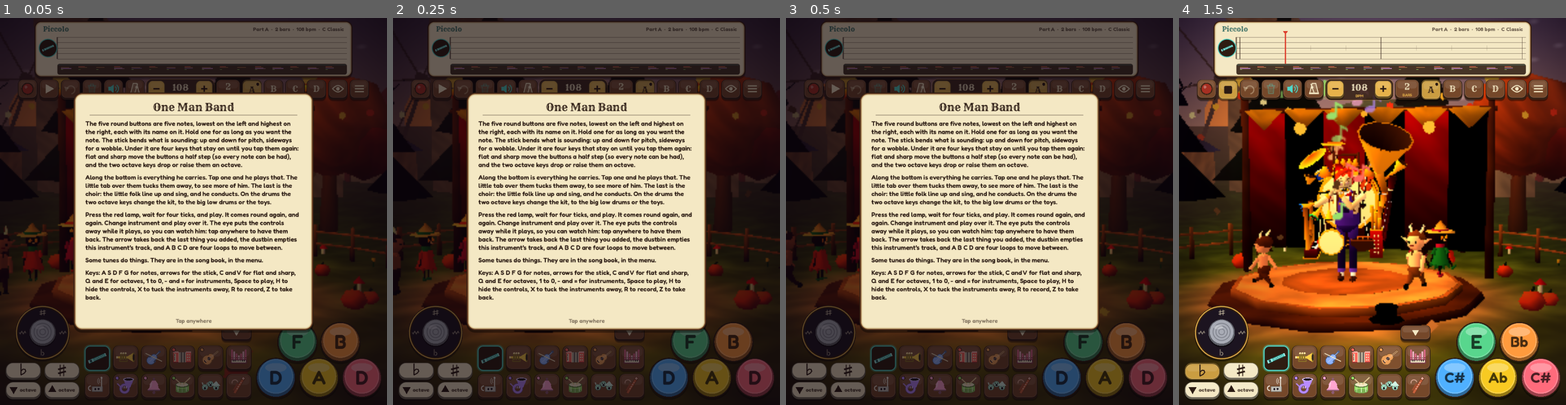
Above: before the commit, frames 1-4 (left to right).
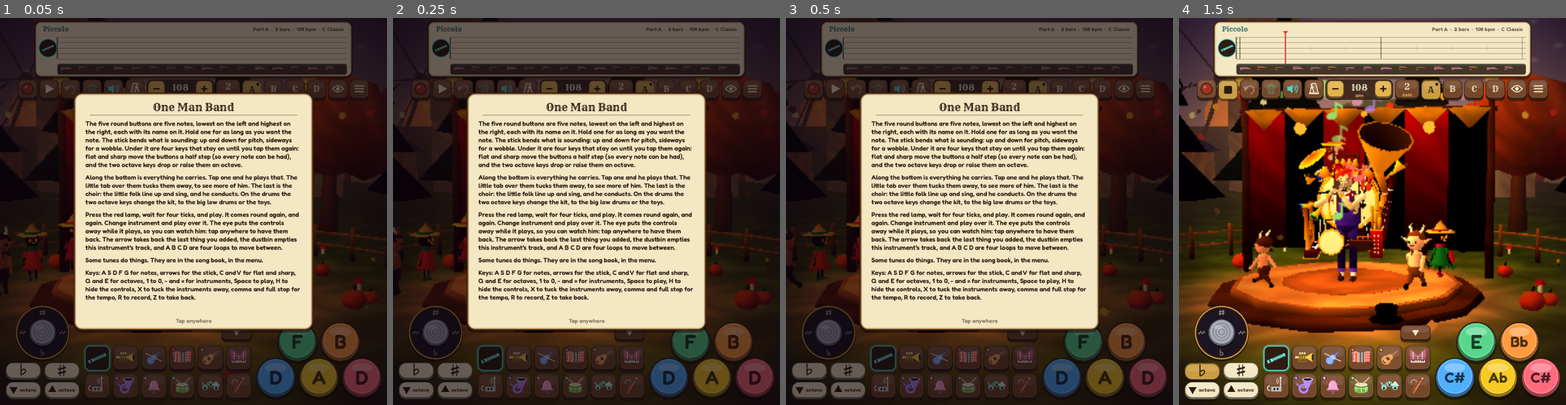
Above: after the commit, the same moments.

Repository: Sclondon/OneManBand
Game: Godot game, scene res://main.tscn
The game is run twice, just before and just after one commit, with the same random seed, the same clock (stepped at 60 frames per second) and the same inputs.
Inputs (mouse positions are in pixels of both pictures, inside the frame that each line leads up to):
- Up to frame 1 (0.05 s): no input
- Up to frame 2 (0.25 s): no input
- Up to frame 3 (0.5 s): no input
- Up to frame 4 (1.5 s): tap Enter at 0.5 s; move the mouse to (1457, 192) at 0.52 s; hold D 0.53-1.25 s; tap C at 0.6 s; click (1457, 192) at 0.67 s; tap Space at 0.77 s; drag from (1295, 230) to (1353, 288) at 1.27 s

The runs differ from the first frame. In frame 1, 0.4% of the frame differs, in the area x 22-78%, y 69-74%; in frame 2, 0.4%; in frame 3, 0.4%; in frame 4, nothing differs.

Commit message:
The tempo moves one beat a minute a tap; held, it runs, then in fives on the round numbers; comma and full stop on the keys
Co-Authored-By: Claude Opus 5.5 <noreply@anthropic.com>
Claude-Session: https://claude.ai/code/session_013y6tU1BXXvWxBYLooECYdS

Diff:
--- a/scripts/hud.gd
+++ b/scripts/hud.gd
@@ -874,7 +874,7 @@
 		"Along the bottom is everything he carries. Tap one and he plays that. The little tab over them tucks them away, to see more of him. The last is the choir: the little folk line up and sing, and he conducts. On the drums the two octave keys change the kit, to the big low drums or the toys.",
 		"Press the red lamp, wait for four ticks, and play. It comes round again, and again. Change instrument and play over  …(242 unchanged characters)…
 		"Some tunes do things. They are in the song book, in the menu.",
-		"Keys: A S D F G for notes, arrows for the stick, C and V for flat and sharp, Q and E for octaves, 1 to 0, - and = for instruments, Space to play, H to hide the controls, X to tuck the instruments away, R to record, Z to take back.",
+		"Keys: A S D F G for notes, arrows for the stick, C and V for flat and sharp, Q and E for octaves, 1 to 0, - and = for instruments, Space to play, H to hide the controls, X to tuck the instruments away, comma and full stop for the tempo, R to record, Z to take back.",
 	]
 	var h := 84.0 + 50.0
 	for line: String in lines:
--- a/scripts/main.gd
+++ b/scripts/main.gd
@@ -11,6 +11,7 @@
 	KEY_A: "n0", KEY_S: "n1", KEY_D: "n2", KEY_F: "n3", KEY_G: "n4",
 	KEY_Q: "down", KEY_E: "up", KEY_C: "flat", KEY_V: "sharp",
 	KEY_SPACE: "play", KEY_R: "rec", KEY_Z: "undo", KEY_M: "metro", KEY_H: "hide", KEY_X: "shelf", KEY_ESCAPE: "close",
+	KEY_COMMA: "bpm-", KEY_PERIOD: "bpm+",
 }
 const NUMBER_KEYS := [KEY_1, KEY_2, KEY_3, KEY_4, KEY_5, KEY_6, KEY_7, KEY_8, KEY_9, KEY_0, KEY_MINUS, KEY_EQUAL]
 const FOV := 38.0
@@ -48,6 +49,9 @@
 var time := 0.0
 var _dirty := false
 var _since_save := 0.0
+var _tempo_way := 0       # -1 or 1 while a tempo button is held down
+var _tempo_held := 0.0
+var _tempo_next := 0.0
 
 
 func _ready() -> void:
@@ -152,6 +156,7 @@
 	if inst == Kit.CHOIR and not held.is_empty():
 		crowd.sing(0.3)
 	_aim()
+	_run_tempo(delta)
 	if _radio_wait > 0.0:
 		_radio_wait -= delta
 		if _radio_wait <= 0.0:
@@ -231,12 +236,12 @@
 					press("play")
 				if looper.playing or looper.counting:
 					hud.hide_controls()
-			"bpm-":
-				looper.bpm = maxf(50.0, looper.bpm - 5.0)
-				_dirty = true
-			"bpm+":
-				looper.bpm = minf(200.0, looper.bpm + 5.0)
-				_dirty = true
+			"bpm-", "bpm+":
+				# A tap is one beat a minute; held, it runs, and before long it runs in fives
+				_tempo_way = -1 if id == "bpm-" else 1
+				_tempo_held = 0.0
+				_tempo_next = 0.45
+				_tempo_step(1.0)
 			"bars":
 				looper.next_bars()
 			"menu":
@@ -285,9 +290,31 @@
 
 
 func release(id: String) -> void:
+	if (id == "bpm-" and _tempo_way < 0) or (id == "bpm+" and _tempo_way > 0):
+		_tempo_way = 0
 	var n := _numbered(id, "n")
 	if n >= 0:
 		_note_off(n)
+
+
+func _tempo_step(by: float) -> void:
+	# (steps of five land on the fives, so a long hold gets to the round numbers)
+	var to := looper.bpm + by * _tempo_way
+	if by > 1.0:
+		to = (floorf(looper.bpm / by) + 1.0) * by if _tempo_way > 0 else (ceilf(looper.bpm / by) - 1.0) * by
+	looper.bpm = clampf(roundf(to), 50.0, 200.0)
+	_dirty = true
+
+
+func _run_tempo(delta: float) -> void:
+	if _tempo_way == 0:
+		return
+	_tempo_held += delta
+	_tempo_next -= delta
+	while _tempo_next <= 0.0:
+		var fives := _tempo_held > 1.8
+		_tempo_next += 0.15 if fives else 0.07
+		_tempo_step(5.0 if fives else 1.0)
 
 
 func choose(which: int) -> void:
--- a/tests/smoke.gd
+++ b/tests/smoke.gd
@@ -101,6 +101,21 @@
 	# A new song: record the trumpet after the count-in
 	main.press("new")
 	_check(looper.song_empty(), "a new song is empty")
+	# The tempo: a tap is one beat a minute, a hold runs on in fives
+	await _touch("bpm+", true)
+	await _touch("bpm+", false)
+	_check(looper.bpm == 111.0, "a tap on the tempo is one bpm (%d)" % looper.bpm)
+	await _touch("bpm-", true)
+	await _touch("bpm-", false)
+	_check(looper.bpm == 110.0, "and back down one")
+	await _touch("bpm+", true)
+	await _frames(180)
+	await _touch("bpm+", false)
+	var ran := looper.bpm
+	_check(ran > 125.0 and ran < 200.0 and fmod(ran, 5.0) == 0.0, "held, it runs, and lands on the fives (%d)" % ran)
+	await _frames(20)
+	_check(looper.bpm == ran, "and stops when let go")
+	looper.bpm = 110.0
 	await _touch("i1", true)
 	await _touch("i1", false)
 	_check(main.inst == Kit.TRUMPET and main.man.inst == Kit.TRUMPET, "tapping an instrument puts it in his hands")
Not shown, added: tests/cover.gd.uid
Not shown, changed: README.md
Not shown, changed: build/index.html
Not shown, changed: build/index.pck
